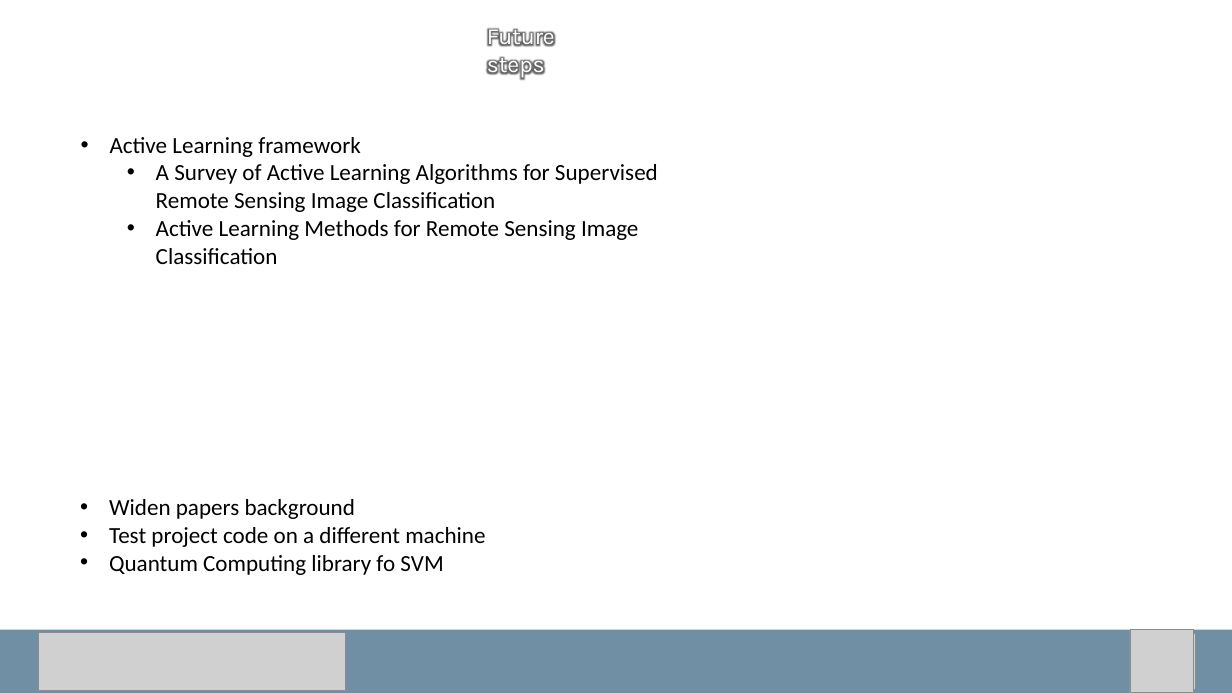
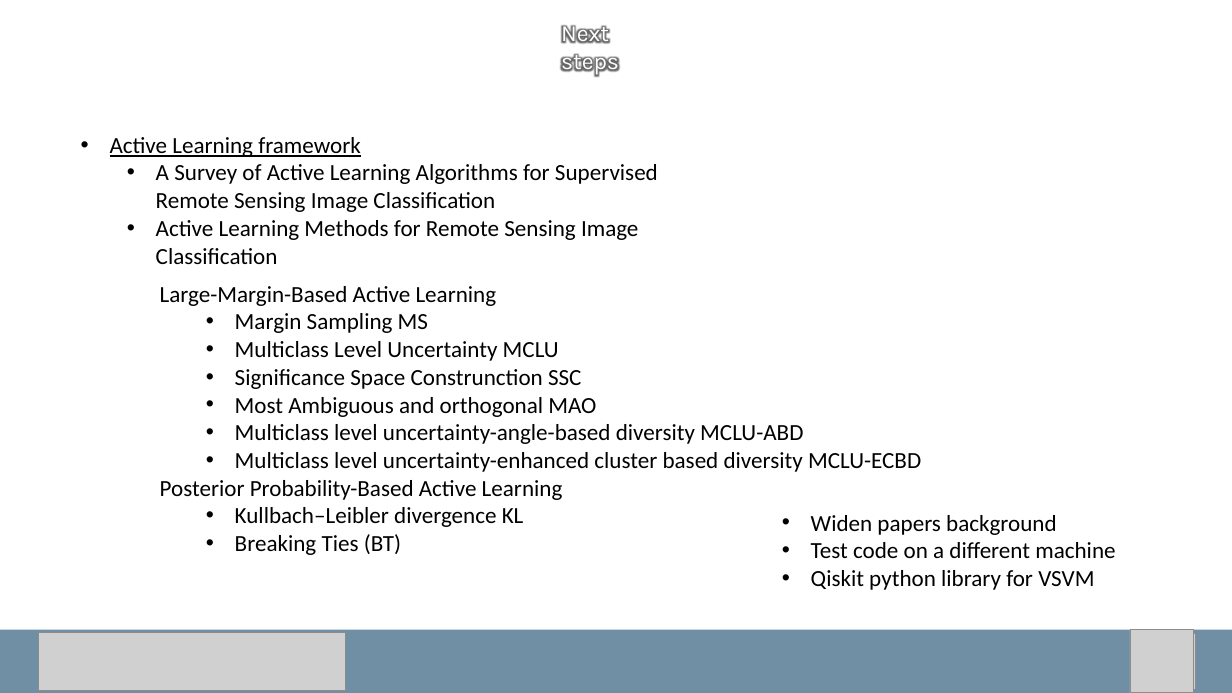
Before and after one commit to carls31/active-learning-virtual-SVM, a slide deck: slide 6 of presentation_CARLASSARA_10601118.pptx (slide 4 before the commit). Drawn at 1232x693 pixels with LibreOffice and Linux fonts; fonts in the diff are those of the drawing; grey boxes stand for pictures. Boxes give left, top, right and bottom in pixels: in the first picture for what was removed or moved away, otherwise in the second. Text is boxed around its words. In the diff, an @@ line names an element or a change of style, - is before the commit and + after.

```diff
--- a/presentation_CARLASSARA_10601118.pptx
+++ b/presentation_CARLASSARA_10601118.pptx
@@ text at box(561, 25, 619, 74): text changed @@
-Future steps
+Next steps
@@ text at box(110, 137, 361, 157): underline on in "Active Learning framework" @@
@@ text added at box(160, 286, 921, 555), 18 pt, text #000000 @@
+  Large-Margin-Based Active Learning
+    • Margin Sampling MS
+    • Multiclass Level Uncertainty MCLU
+    • Significance Space Construnction SSC
+    • Most Ambiguous and orthogonal MAO
+    • Multiclass level uncertainty-angle-based diversity MCLU-ABD
+    • Multiclass level uncertainty-enhanced cluster based diversity MCLU-ECBD
+  Posterior Probability-Based Active Learning
+    • Kullbach–Leibler divergence KL
+    • Breaking Ties (BT)
@@ text "Widen papers background": place and size @@
-text "Widen papers background" at box(109, 499, 485, 575)
+text "Widen papers background" at box(811, 515, 1115, 590)
@@ text at box(811, 542, 1115, 590): text changed @@
-• Test project code on a different machine
-• Quantum Computing library fo SVM
+• Test code on a different machine
+• Qiskit python library for VSVM
```
Also in this commit, not shown: 1 other slide changed, 1 slide added.
